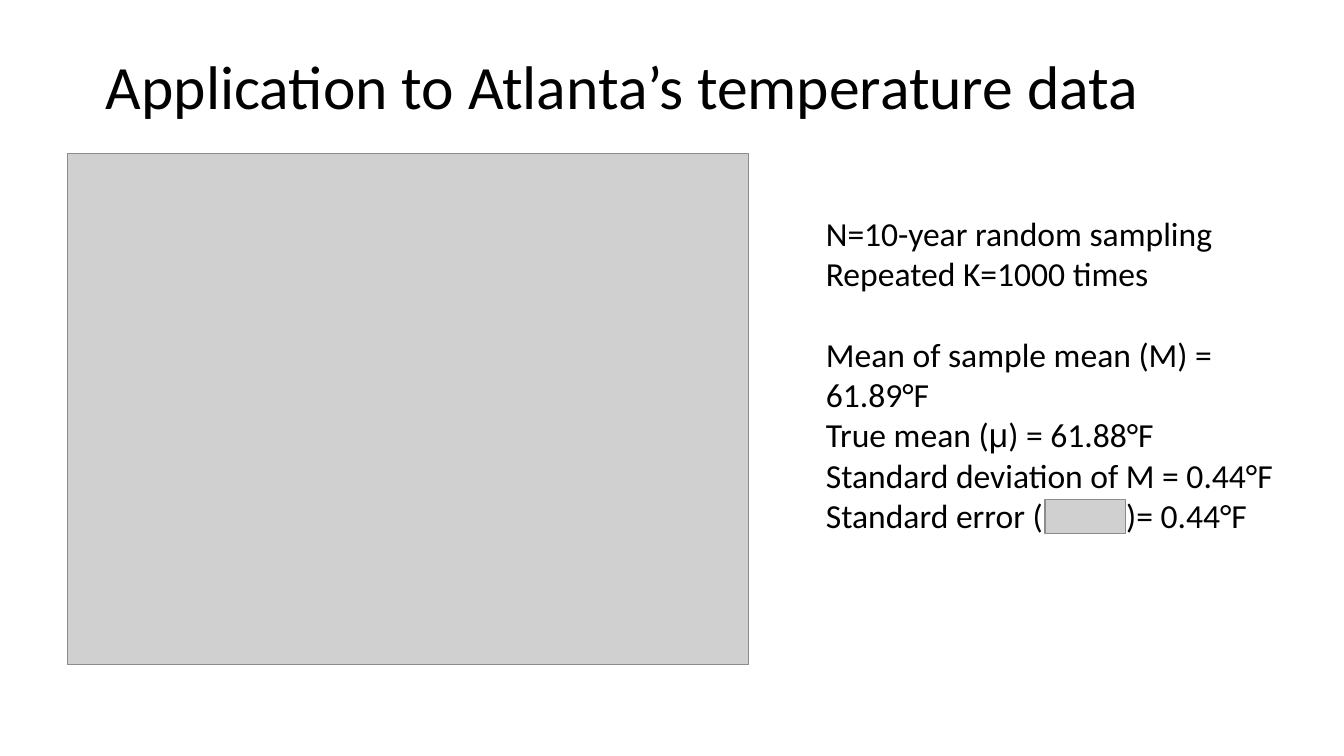
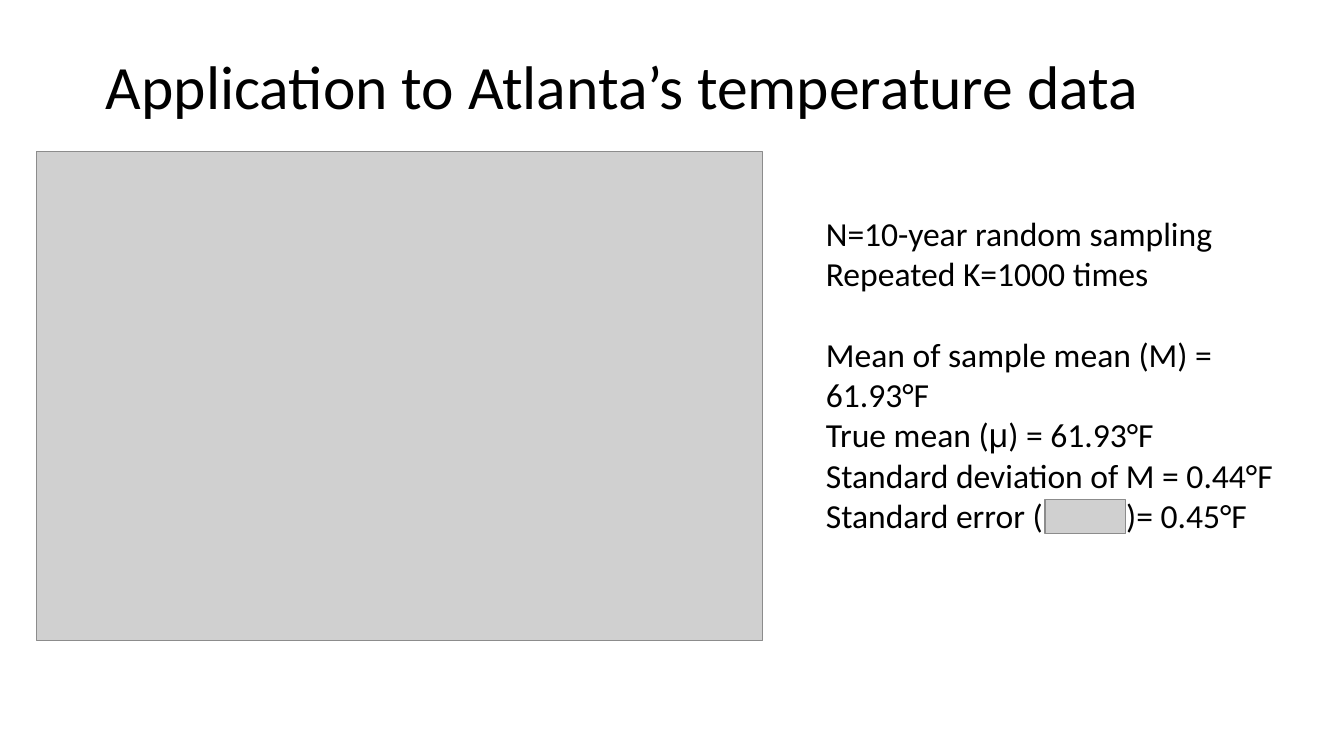
Before and after one commit to pengfeiliu371/EAS2655_S2023, a slide deck: slide 34 of slides/Week2.pptx. Drawn at 1344x756 pixels with LibreOffice and Linux fonts; fonts in the diff are those of the drawing; grey boxes stand for pictures. Boxes give left, top, right and bottom in pixels: in the first picture for what was removed or moved away, otherwise in the second. Text is boxed around its words. In the diff, an @@ line names an element or a change of style, - is before the commit and + after.

```diff
--- a/slides/Week2.pptx
+++ b/slides/Week2.pptx
@@ picture: place and size @@
-picture at (67, 153, 749, 664)
+picture at (36, 152, 762, 641)
@@ text at (826, 342, 1188, 454): text changed @@
-Mean of sample mean (M) = 61.89°F
-True mean (μ) = 61.88°F
+Mean of sample mean (M) = 61.93°F
+True mean (μ) = 61.93°F
@@ text at (826, 504, 1247, 529): text changed @@
-Standard error ( )= 0.44°F
+Standard error ( )= 0.45°F
```
Also in this commit, not shown: 3 other slides changed, 1 other file.
